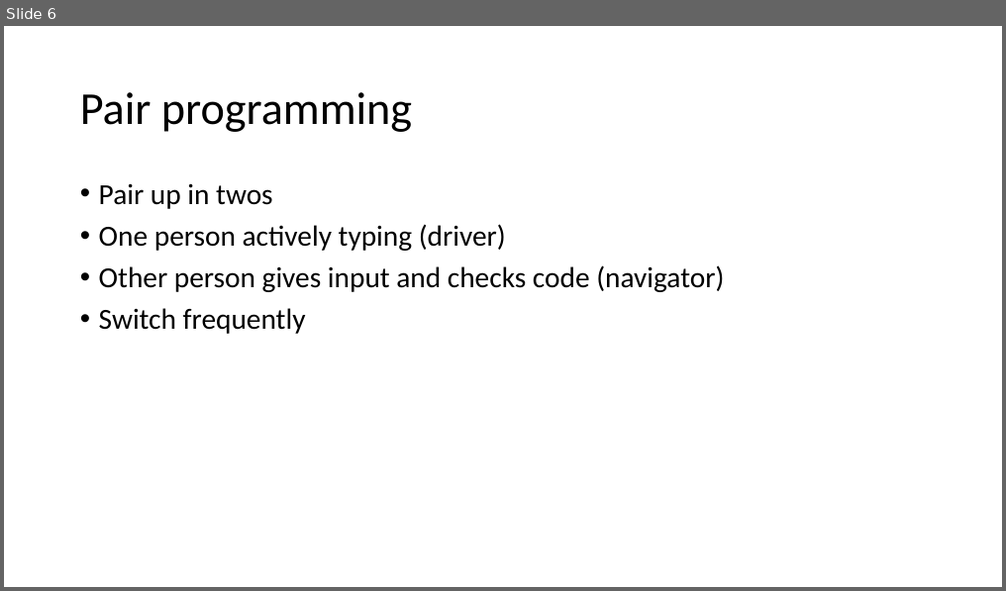
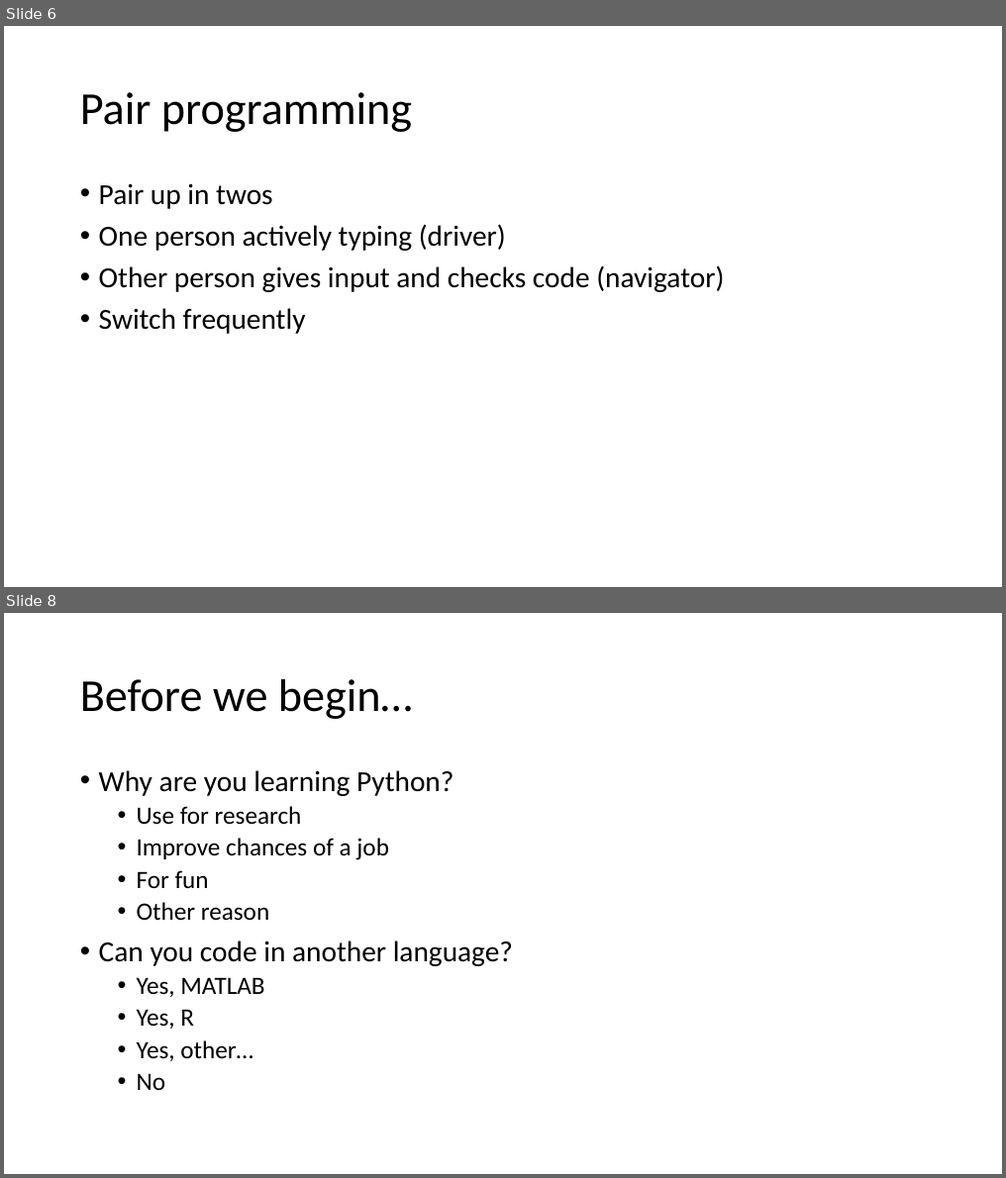
Before and after one commit to DoriMG/SN_python_course, a slide deck: Jan 2020/lectures/0_introduction.pptx. Shown one above the other, each under a label of ours: slide 6 before the commit, slides 6 and 8 after it; the slides between them are not shown. The pictures are 1006x591 and 1006x1178 pixels, drawn with LibreOffice and Linux fonts; fonts in the diff are those of the drawing. Boxes give left, top, right and bottom in pixels: in the first picture for what was removed or moved away, otherwise in the second. Text is boxed around its words. In the diff, an @@ line names an element or a change of style, - is before the commit and + after.

```diff
--- a/Jan 2020/lectures/0_introduction.pptx
+++ b/Jan 2020/lectures/0_introduction.pptx
@@ slide 8 added at box(4, 613, 1002, 1174), background #FFFFFF @@
@@ title added at box(80, 679, 413, 719), 44 pt, text #000000 @@
+Before we begin…
@@ text added at box(99, 770, 513, 1090), 24 pt, text #000000 @@
+• Why are you learning Python?
+  • Use for research
+  • Improve chances of a job
+  • For fun
+  • Other reason
+• Can you code in another language?
+  • Yes, MATLAB
+  • Yes, R
+  • Yes, other…
+  • No
```
Also in this commit, not shown: 1 slide changed, 2 other files.
